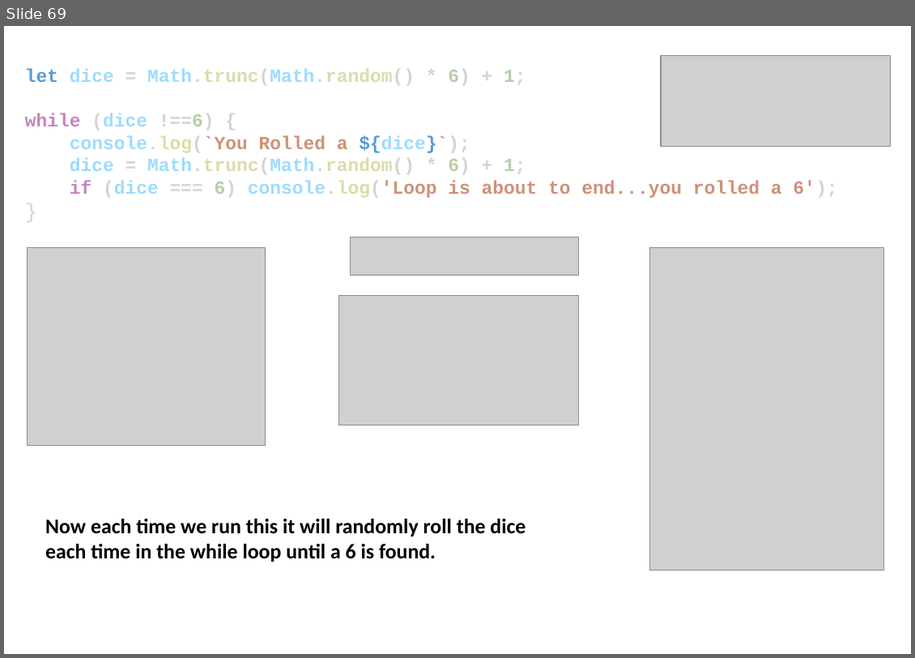
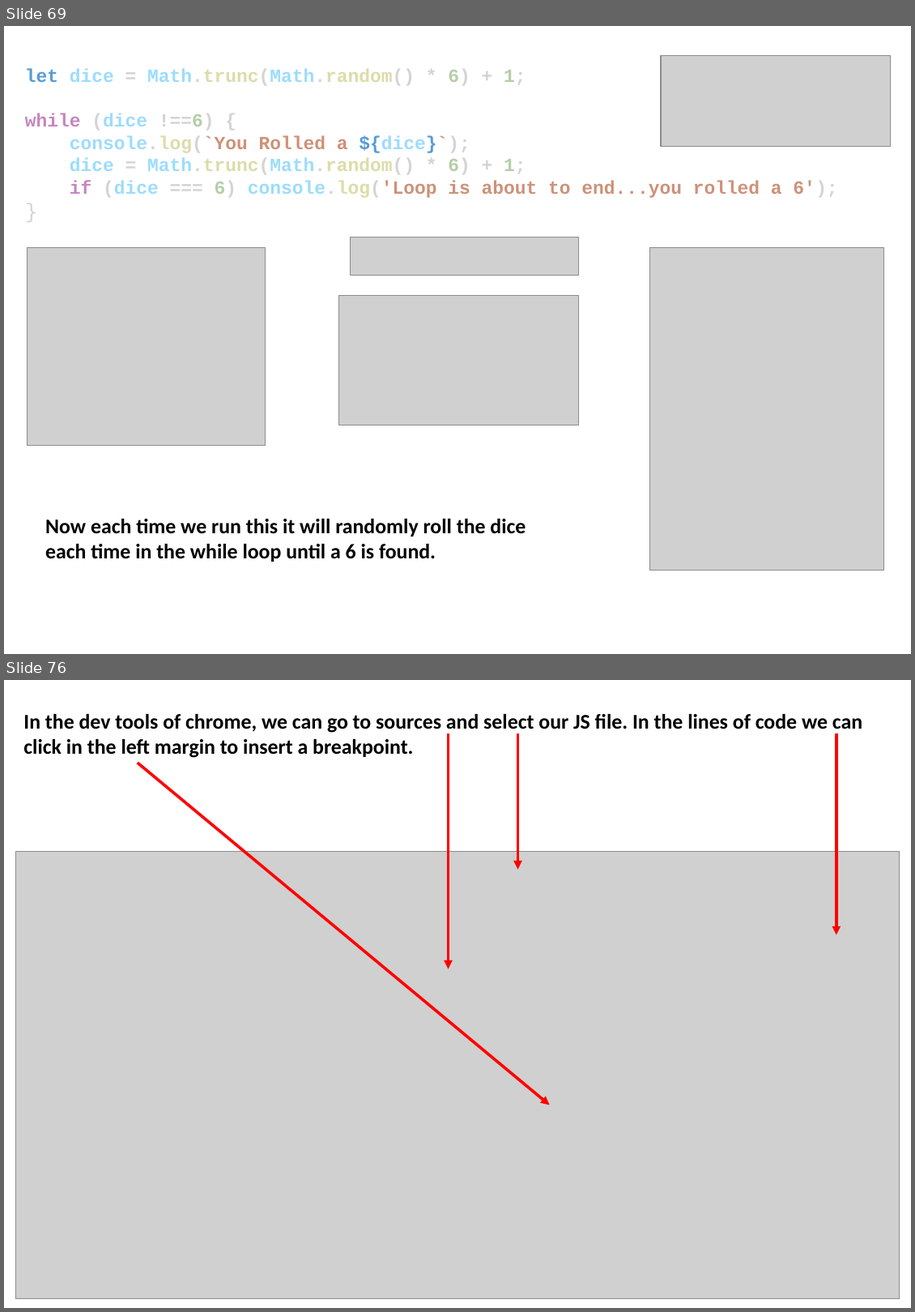
Before and after one commit to EL-EL-BCN/Complete-Javascript-Course, a slide deck: complete-javascript-course.pptx. Shown one above the other, each under a label of ours: slide 69 before the commit, slides 69 and 76 after it; the slides between them are not shown. The pictures are 915x658 and 915x1312 pixels, drawn with LibreOffice and Linux fonts; fonts in the diff are those of the drawing; grey boxes stand for pictures. Boxes give left, top, right and bottom in pixels: in the first picture for what was removed or moved away, otherwise in the second. Text is boxed around its words. In the diff, an @@ line names an element or a change of style, - is before the commit and + after.

```diff
--- a/complete-javascript-course.pptx
+++ b/complete-javascript-course.pptx
@@ slide 76 added at [4, 680, 911, 1308], background #FFFFFF @@
@@ text added at [23, 714, 863, 758], 18 pt, text #000000, bold @@
+In the dev tools of chrome, we can go to sources and select our JS file. In the lines of code we can click in the left margin to insert a breakpoint.
@@ arrow added from (449, 733) to (449, 969), #FF0000 2.5 pt @@
@@ arrow added from (518, 733) to (518, 870), #FF0000 2.5 pt @@
@@ arrow added from (837, 733) to (837, 934), #FF0000 2.5 pt @@
@@ arrow added from (137, 763) to (550, 1105), #FF0000 2.5 pt @@
@@ picture added at [15, 851, 901, 1299] @@
```
Also in this commit, not shown: 2 slides changed, 17 other slides added, 6 other files.
